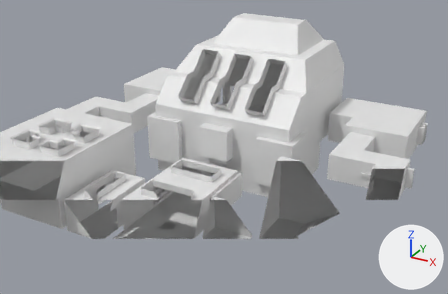
An edit to the Blender file Maps/BotSim/Temple/Temple.blend, drawn before and after from the same camera.
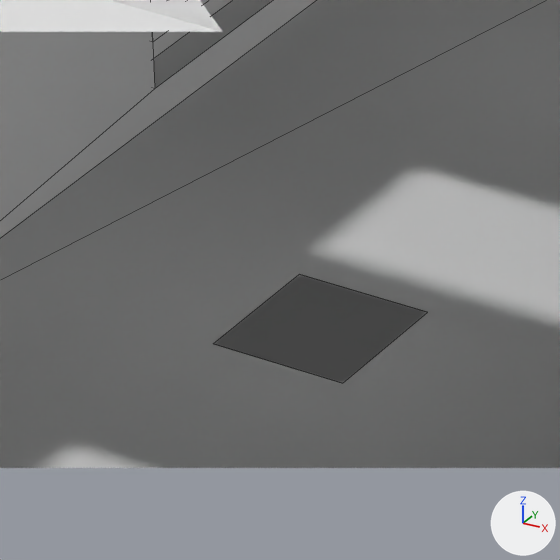
There are two pictures of each version: one from a 50 mm camera at (44.67, -64.51, 46.74) aimed at (-0.48, 17.59, 5.7), one close up on the part from 31% to 42% of the width and 67% to 84% of the height. Every picture has the same lights, and +X, +Y and +Z are marked at lower right. The close-ups show mesh edges as thin lines. Everything nearer to the camera than a plane just in front of the edit is cut away. Objects named as collision shapes, trigger or cutter boxes, shadow casters or lower levels of detail are left out.

The first close-up shows 'CenterRoom-col', 'TempleRoom-col'.
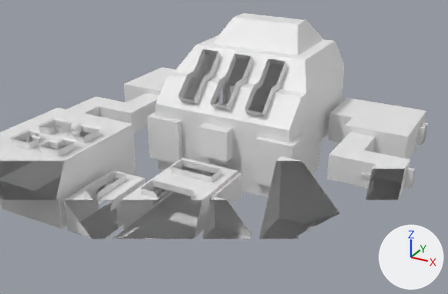
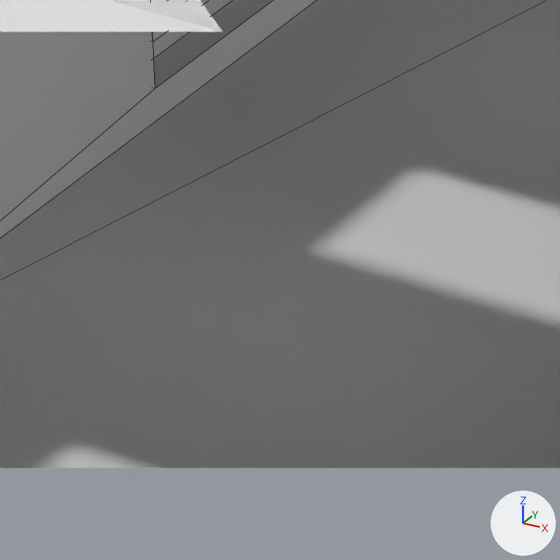
The change in detail:
me_cube_003 has 108 vertices, 95 faces and spans x -1.0..13.0, y -1.0..43.0, z 0.0..24.0.
me_cube_003 is used by ob_templeroom_col; location (0.0, 0.0, 0.0).
me_cube_003 part 1: the loose piece of 4 vertices spanning x -1.0..1.0, y -1.0..1.0, z 0.0 is deleted.

Pixel boxes (x1, y1, x2, y2) of what changed, in the close-ups (560 x 560 px):
'TempleRoom-col', reshaped (not visible afterwards)
    before: (214, 275, 427, 383)
